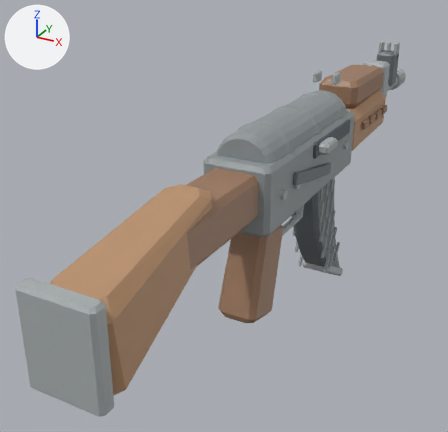
Renders of the glTF model assets/models/rifle.glb from each side of a commit.
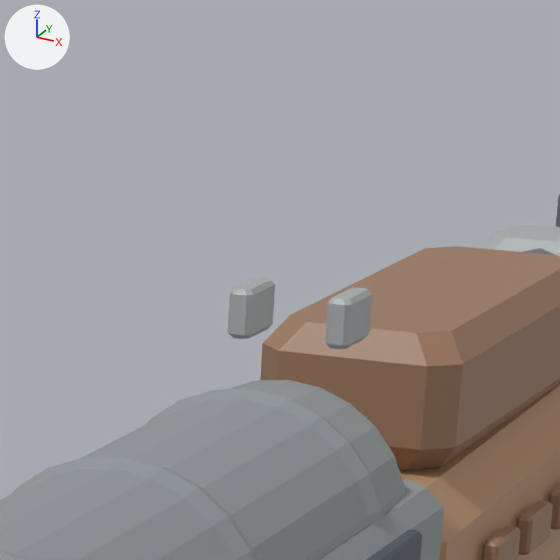
Old and new are each drawn whole from a 50 mm camera at (0.532, -1.285, 0.472) aimed at (-0.163, -0.021, -0.16) and again close up on the part from 60% to 84% of the width and 4% to 29% of the height. Arrows for +X, +Y and +Z are at upper left; the lights stay in place. The first two pictures are the older version. Where no turn or scale is listed for an object, it has been applied to the vertices. Vertices at exactly the same position are counted once.

Objects in the first close-up: 'geometry_0'.
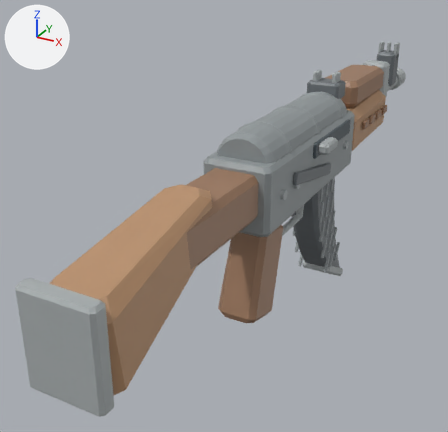
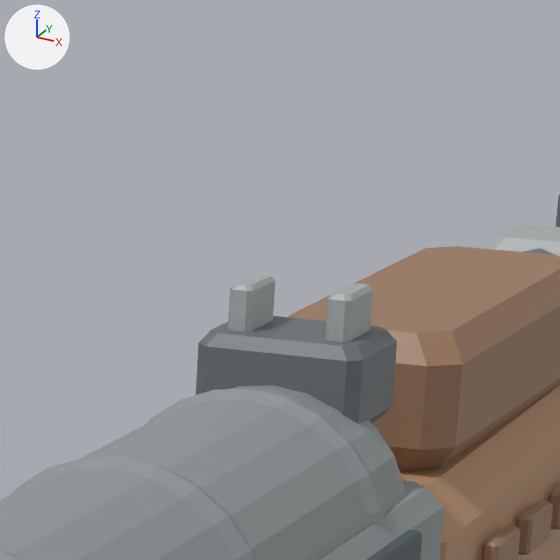
Changed parts and their boxes [x1, y1, x2, y2] in the close-ups (560 x 560 px):
part 1 of me_geometry_0, added
    after: [196, 316, 397, 424]

The change, as a list of edits to the scene's bpy script:
```text
Change me_geometry_0:
    used by ob_geometry_0; location = (0.0, 0.0, 0.0)
    remove me_geometry_0.from_pydata(...)  # 2425 vertices, 4574 faces; spans x -0.08..0.1, y -0.78..0.95, z -0.46..0.18
    add me_geometry_0.from_pydata(...)  # 2457 vertices, 4634 faces; spans x -0.08..0.1, y -0.78..0.95, z -0.46..0.18
    me_geometry_0 part 1: the loose piece of 32 vertices spanning x -0.05..0.05, y 0.3..0.57, z 0.07..0.14 is copied, and the copy is scaled about its middle by (0.861, 0.209, 0.653), then moved by (0.0, -0.22, 0.03); it spans x -0.04..0.04, y 0.19..0.25, z 0.11..0.16
    other edits to the shape of me_geometry_0 do not show in these pictures
```
